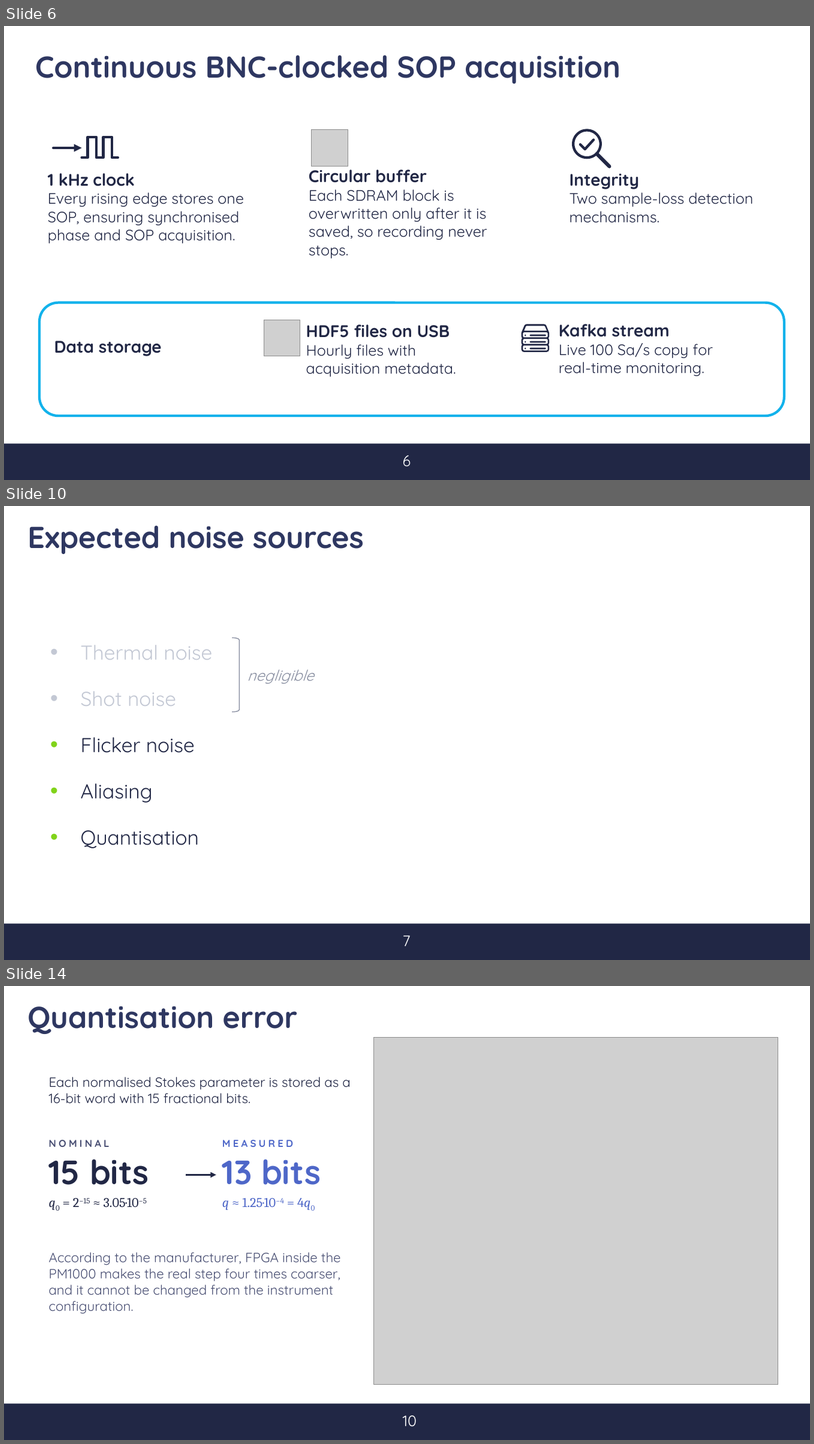
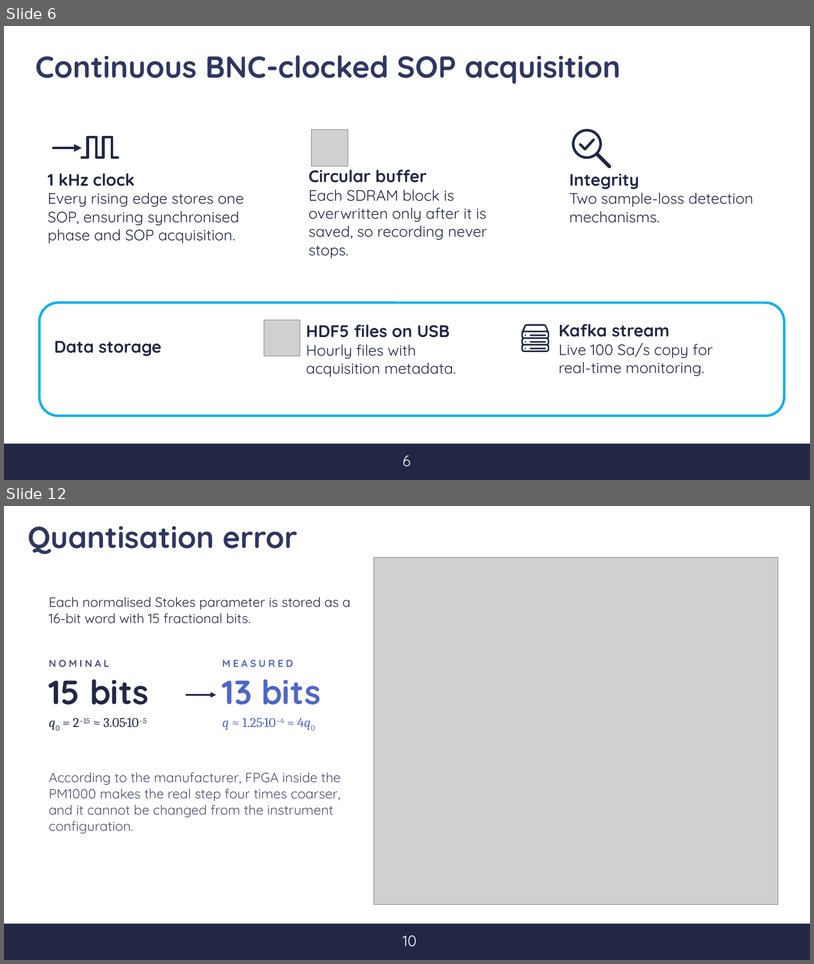
Before and after one commit to s347960/Presentazione, a slide deck: Discussione [Salvato automaticamente].pptx. Shown one above the other, each under a label of ours: slides 6, 10 and 14 before the commit, slides 6 and 12 after it; the slides between them are not shown. The pictures are 814x1444 and 814x964 pixels, drawn with LibreOffice and Linux fonts; fonts in the diff are those of the drawing; grey boxes stand for pictures; background and template pictures are left out. Boxes give left, top, right and bottom in pixels: in the first picture for what was removed or moved away, otherwise in the second. Text is boxed around its words. In the diff, an @@ line names an element or a change of style, - is before the commit and + after.

```diff
--- a/Discussione [Salvato automaticamente].pptx
+++ b/Discussione [Salvato automaticamente].pptx
@@ slide 10 removed at (x1=4, y1=506, x2=810, y2=960), background #FFFFFF; not listed: 1 template element that a slide beside it also shows @@
@@ title removed at (x1=27, y1=525, x2=364, y2=554) @@
-Expected noise sources
@@ text removed at (x1=81, y1=645, x2=212, y2=660) @@
-• Thermal noise
@@ right bracket removed at (x1=232, y1=638, x2=239, y2=712) @@
@@ text removed at (x1=248, y1=669, x2=314, y2=684) @@
-negligible
@@ text removed at (x1=81, y1=691, x2=176, y2=706) @@
-• Shot noise
@@ text removed at (x1=81, y1=737, x2=195, y2=753) @@
-• Flicker noise
@@ text removed at (x1=81, y1=783, x2=153, y2=802) @@
-• Aliasing
@@ text removed at (x1=81, y1=830, x2=200, y2=848) @@
-• Quantisation
@@ page number removed at (x1=402, y1=935, x2=412, y2=946) @@
-10
@@ text removed at (x1=403, y1=935, x2=411, y2=946) @@
-7
@@ what was slide 14 is now slide 12 @@
```
Also in this commit, not shown: 4 slides changed, 1 other slide removed.
